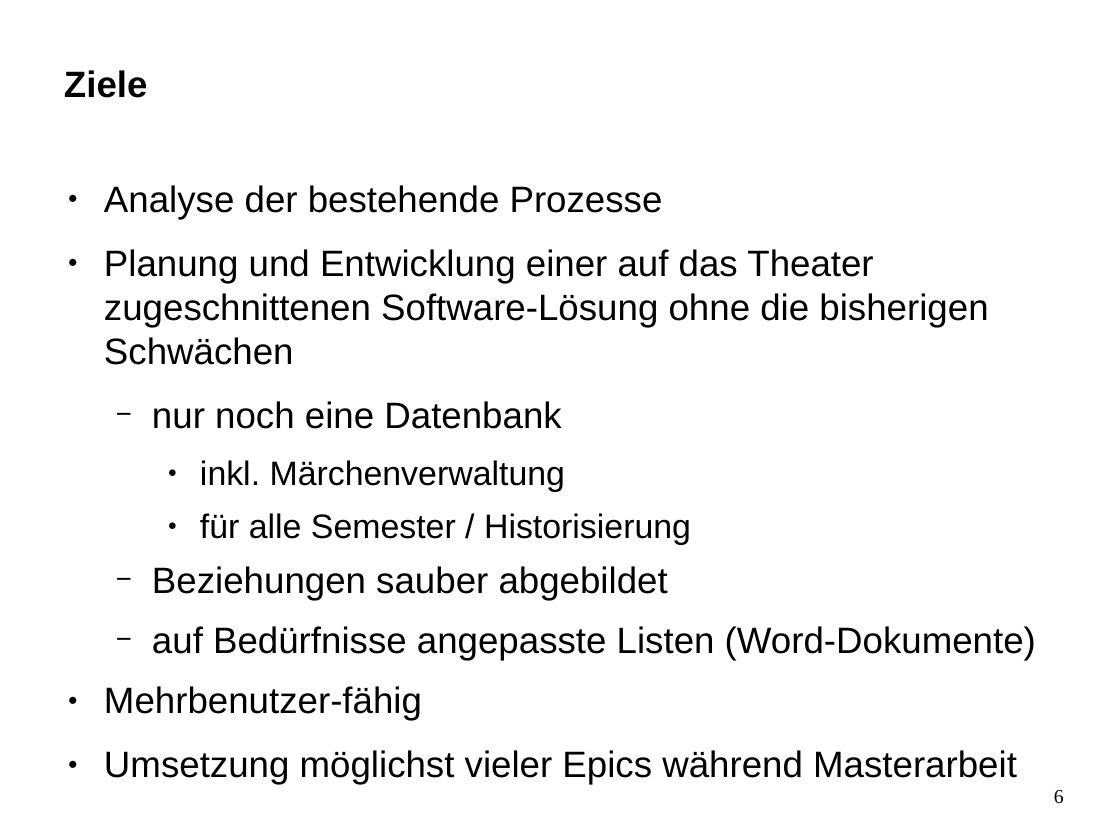
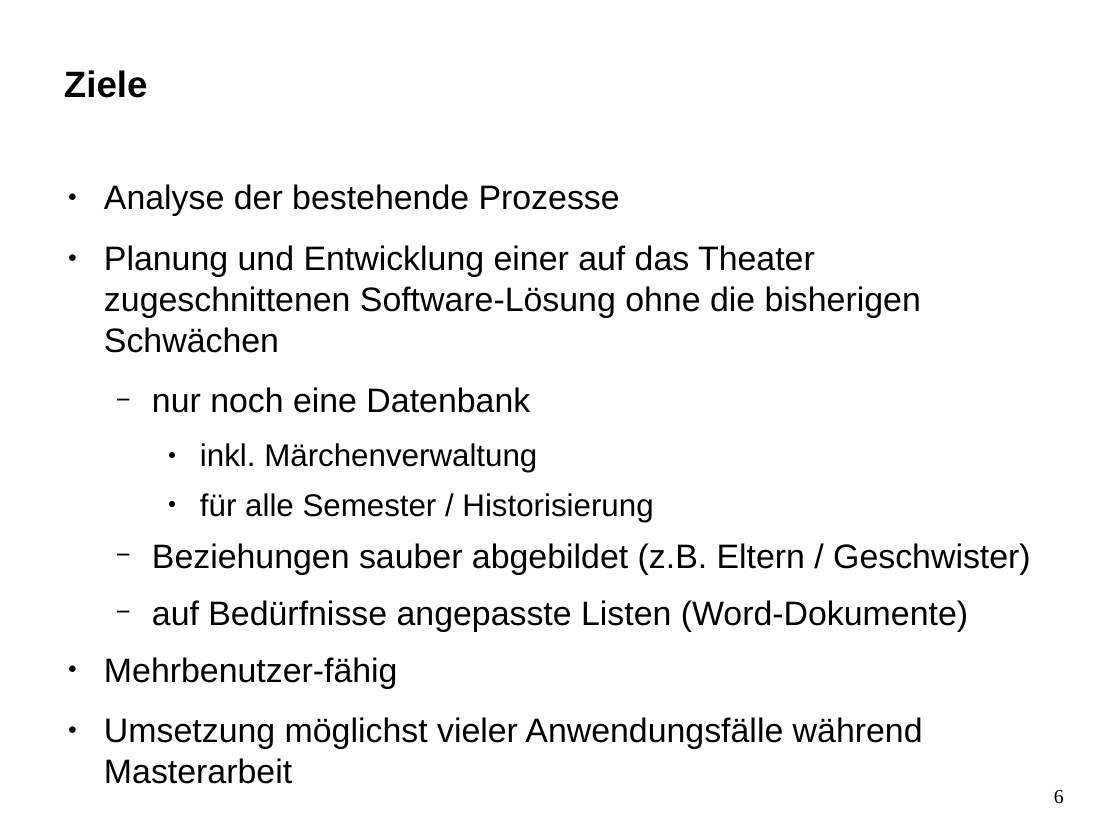
Before and after one commit to marschraner/svm, a slide deck: slide 6 of doc/05_Schlusspraesentation/Schlusspraesentation.odp. Drawn at 1120x840 pixels with LibreOffice and Linux fonts; fonts in the diff are those of the drawing; background and template pictures are left out. Boxes give left, top, right and bottom in pixels: in the first picture for what was removed or moved away, otherwise in the second. Text is boxed around its words. In the diff, an @@ line names an element or a change of style, - is before the commit and + after.

Commit message:
Semesterrechnungen: FindErfassteSemesterrechnungenCommand, SemesterrechnungenPanel
SchuelerSuchenCommand: Suche nach Id statt nach Attributen

Semesterrechnung: Attribut Restbetrag gelöscht (lässt sich durch andere Grössen berechnen)

Schlusspräsentation

```diff
--- a/doc/05_Schlusspraesentation/Schlusspraesentation.odp
+++ b/doc/05_Schlusspraesentation/Schlusspraesentation.odp
@@ text at bbox=[104, 184, 968, 689]: size 26 to 24.1 pt in "Analyse der bestehende Prozesse", "Planung und Entwicklung einer auf das Theater ...", "nur noch eine Datenbank", "auf Bedürfnisse angepasste Listen (Word-Dokumente)" and 1 more places; size 24 to 22.2 pt in "inkl. Märchenverwaltung", "für alle Semester / Historisierung" @@
@@ text at bbox=[152, 543, 1031, 575]: text changed; size 26 to 24.1 pt @@
-  − Beziehungen sauber abgebildet
+  − Beziehungen sauber abgebildet (z.B. Eltern / Geschwister)
@@ text at bbox=[104, 717, 923, 784]: text changed; size 26 to 24.1 pt @@
-● Umsetzung möglichst vieler Epics während Masterarbeit
+● Umsetzung möglichst vieler Anwendungsfälle während Masterarbeit
```
Also in this commit, not shown: 7 other slides changed, 2 slides added, 18 other files.
